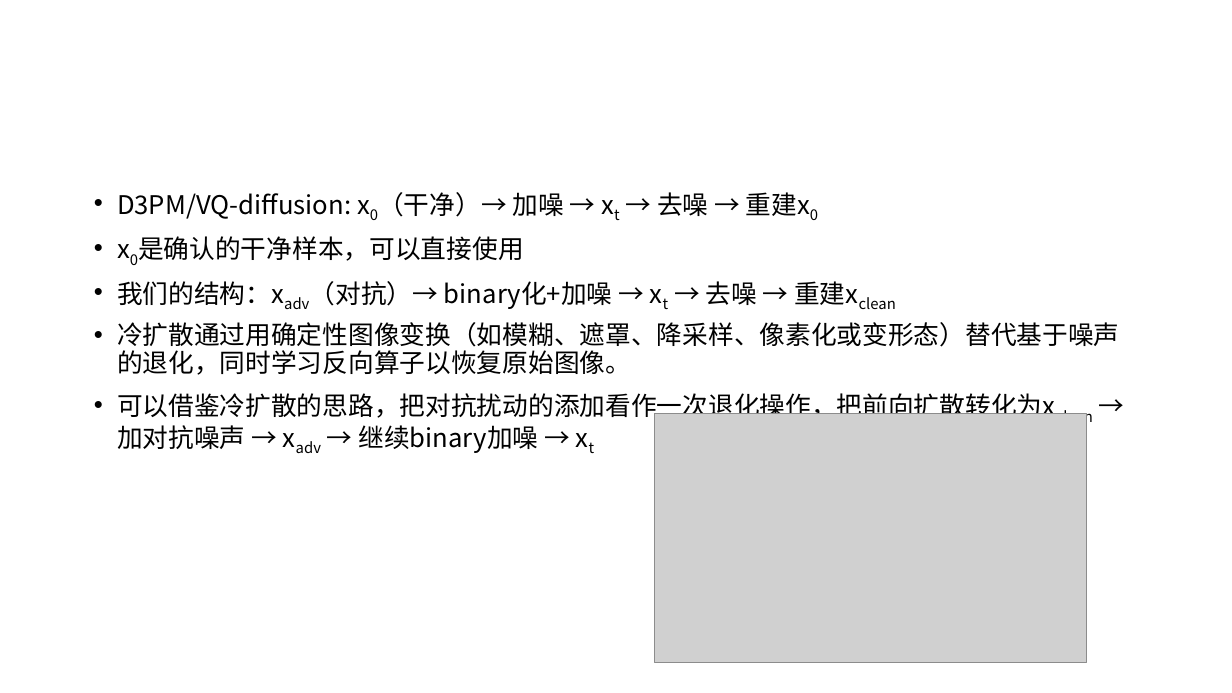
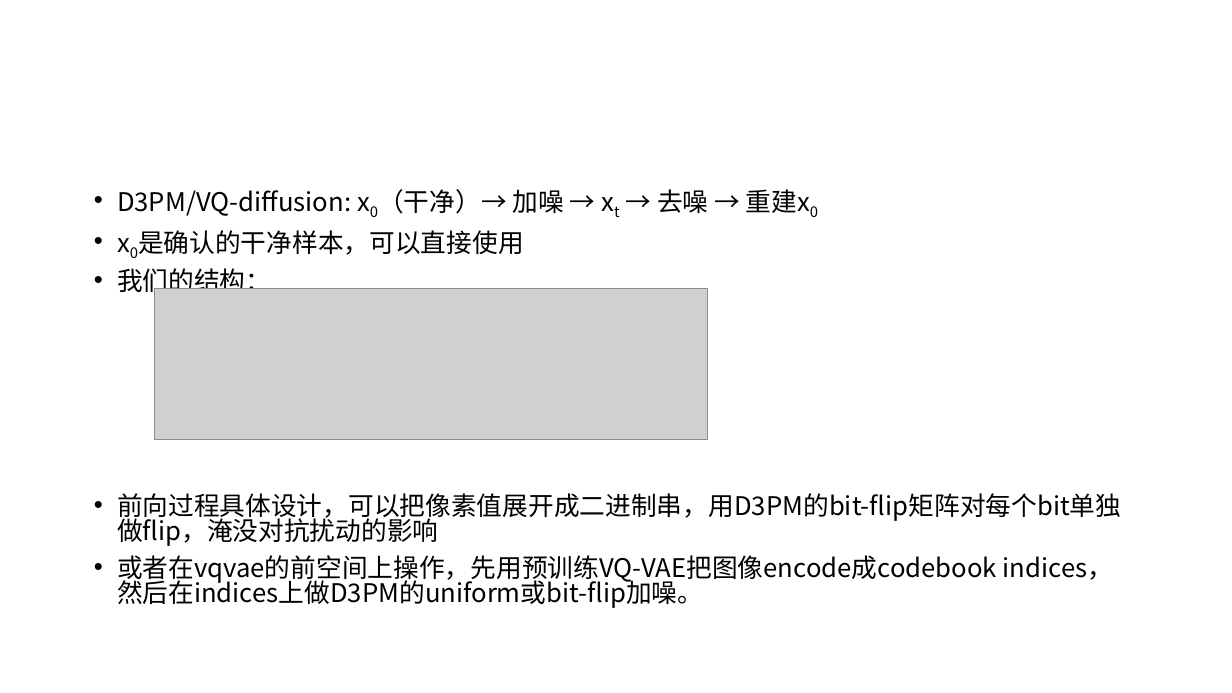
Before and after one commit to lulutianyi/CRIS, a slide deck: slide 2 of CRIS_week14.pptx. Drawn at 1232x693 pixels with LibreOffice and Linux fonts; fonts in the diff are those of the drawing; grey boxes stand for pictures. Boxes give left, top, right and bottom in pixels: in the first picture for what was removed or moved away, otherwise in the second. Text is boxed around its words. In the diff, an @@ line names an element or a change of style, - is before the commit and + after.

```diff
--- a/CRIS_week14.pptx
+++ b/CRIS_week14.pptx
@@ text at box(117, 189, 810, 255): line spacing 0.9 to 0.8 @@
@@ text at box(117, 268, 1121, 608): text changed @@
-• 我们的结构：xadv（对抗）→ binary化+加噪 → xt → 去噪 → 重建xclean
-• 冷扩散通过用确定性图像变换（如模糊、遮罩、降采样、像素化或变形态）替代基于噪声的退化，同时学习反向算子以恢复原始图像。
-• 可以借鉴冷扩散的思路，把对抗扰动的添加看作一次退化操作，把前向扩散转化为xclean → 加对抗噪声 → xadv → 继续binary加噪 → xt
+• 我们的结构：
+• 前向过程具体设计，可以把像素值展开成二进制串，用D3PM的bit-flip矩阵对每个bit单独做flip，淹没对抗扰动的影响
+• 或者在vqvae的前空间上操作，先用预训练VQ-VAE把图像encode成codebook indices，然后在indices上做D3PM的uniform或bit-flip加噪。
@@ picture added at box(155, 288, 708, 440) @@
@@ picture removed at box(655, 414, 1087, 663) @@
```
Also in this commit, not shown: 1 other slide changed, 2 slides added, 1 slide removed, 1 other file.
